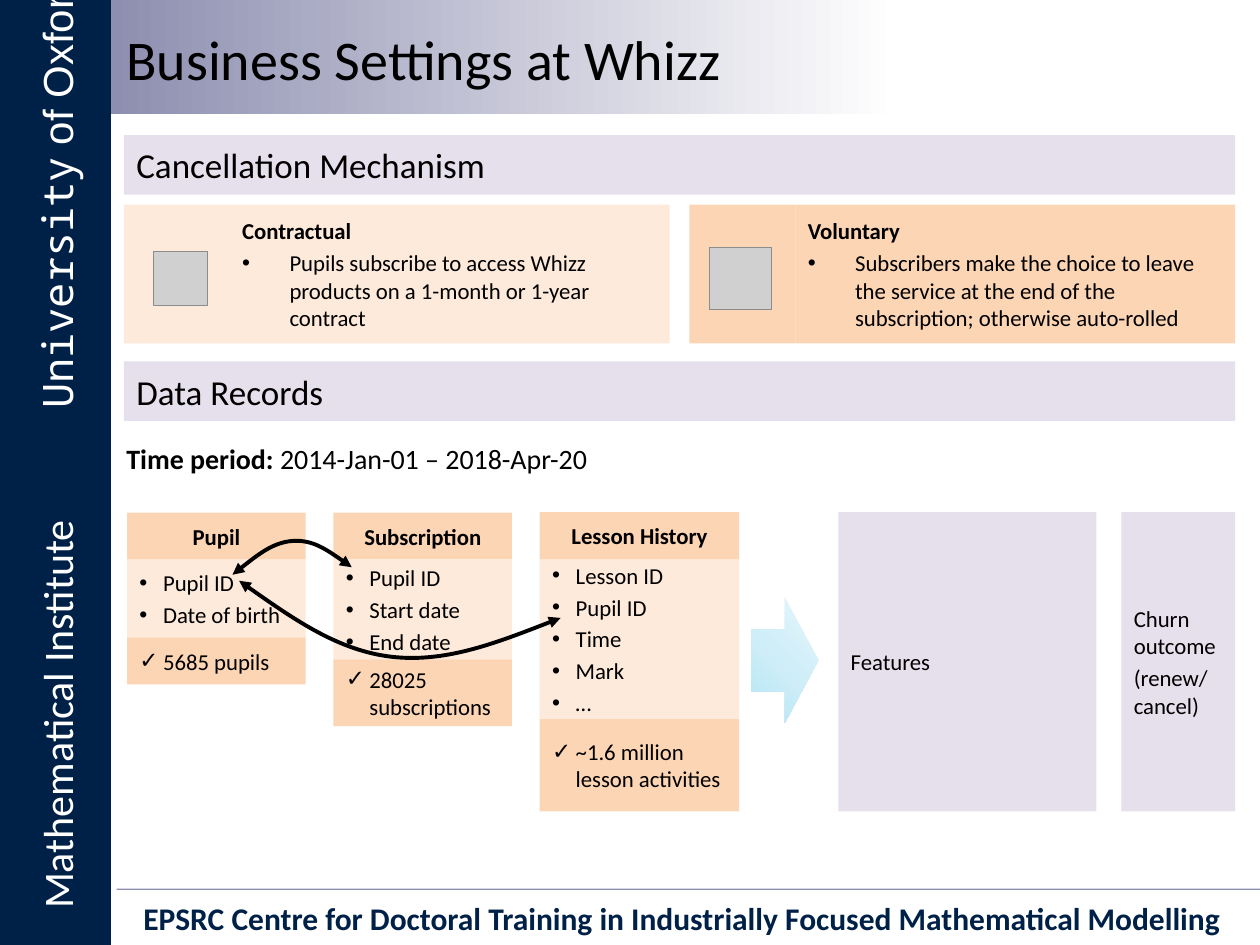
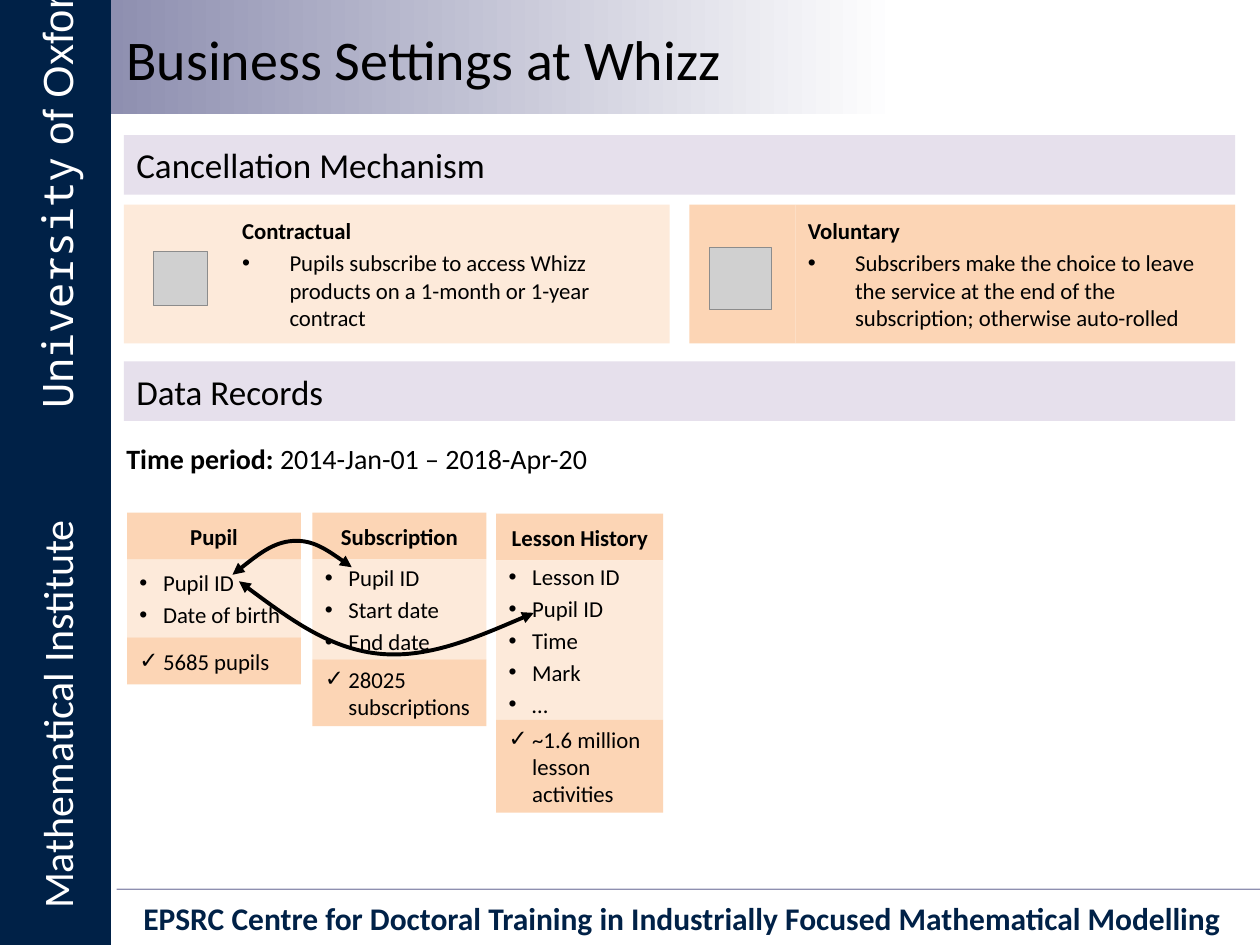
Before and after one commit to vicaws/Whizz, a slide deck: slide 6 of Slides/Whizz_oxford.pptx (slide 4 before the commit). Drawn at 1260x945 pixels with LibreOffice and Linux fonts; fonts in the diff are those of the drawing; grey boxes stand for pictures; background and template pictures are left out. Boxes give left, top, right and bottom in pixels: in the first picture for what was removed or moved away, otherwise in the second. Text is boxed around its words. In the diff, an @@ line names an element or a change of style, - is before the commit and + after.

```diff
--- a/Slides/Whizz_oxford.pptx
+++ b/Slides/Whizz_oxford.pptx
@@ rectangle "Pupil": place and size @@
-rectangle "Pupil" at [127,513,306,559]
+rectangle "Pupil" at [127,513,301,559]
@@ rectangle "Subscription": place and size @@
-rectangle "Subscription" at [334,513,513,559]
+rectangle "Subscription" at [312,513,486,559]
@@ rectangle "Lesson History": place and size @@
-rectangle "Lesson History" at [539,512,738,558]
+rectangle "Lesson History" at [496,514,664,561]
@@ rectangle removed at [838,512,1096,810] @@
-Features
@@ rectangle removed at [1121,512,1235,810] @@
-Churn outcome
-(renew/cancel)
@@ rectangle "Pupil ID": place and size @@
-rectangle "Pupil ID" at [127,559,306,638]
+rectangle "Pupil ID" at [127,559,301,638]
@@ freeform shape: place and size @@
-freeform shape at [230,546,560,693]
+freeform shape at [230,546,534,686]
@@ rectangle "Pupil ID": place and size @@
-rectangle "Pupil ID" at [334,559,513,659]
+rectangle "Pupil ID" at [312,559,486,659]
@@ rectangle "Lesson ID": place and size @@
-rectangle "Lesson ID" at [539,559,738,719]
+rectangle "Lesson ID" at [496,561,664,721]
@@ right arrow removed at [751,598,818,723] @@
@@ rectangle "5685 pupils": place and size @@
-rectangle "5685 pupils" at [127,638,306,684]
+rectangle "5685 pupils" at [127,638,301,684]
@@ rectangle "28025 subscriptions": place and size @@
-rectangle "28025 subscriptions" at [334,659,513,726]
+rectangle "28025 subscriptions" at [312,659,486,726]
@@ rectangle "~1.6 million lesson activities": place and size @@
-rectangle "~1.6 million lesson activities" at [539,718,738,811]
+rectangle "~1.6 million lesson activities" at [496,719,664,813]
```
Also in this commit, not shown: 5 other slides changed, 44 slides added, 4 slides removed, 24 other files.
